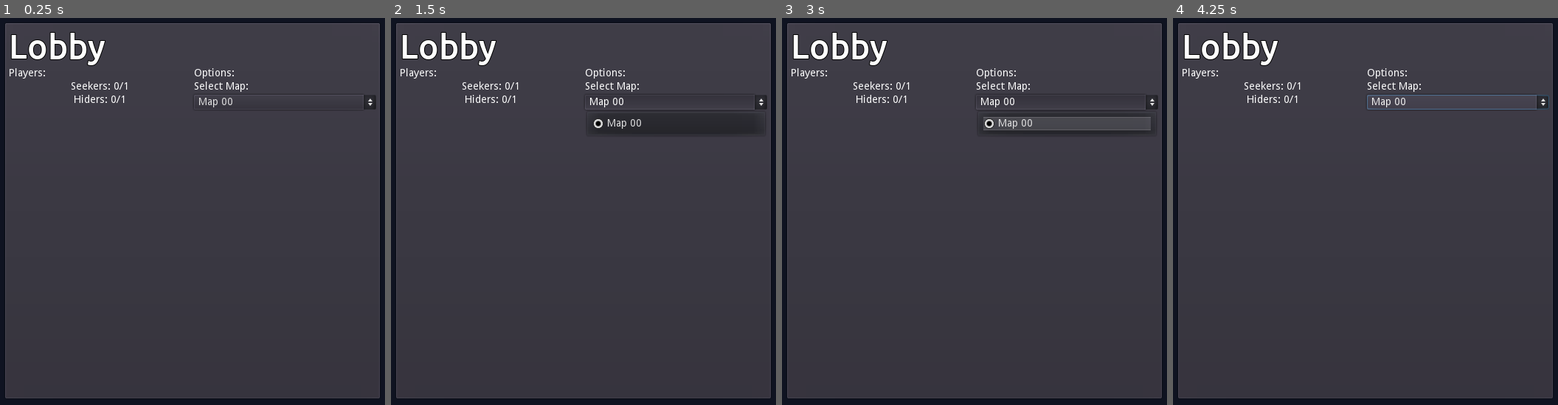
Above: before the commit, frames 1-4 (left to right).
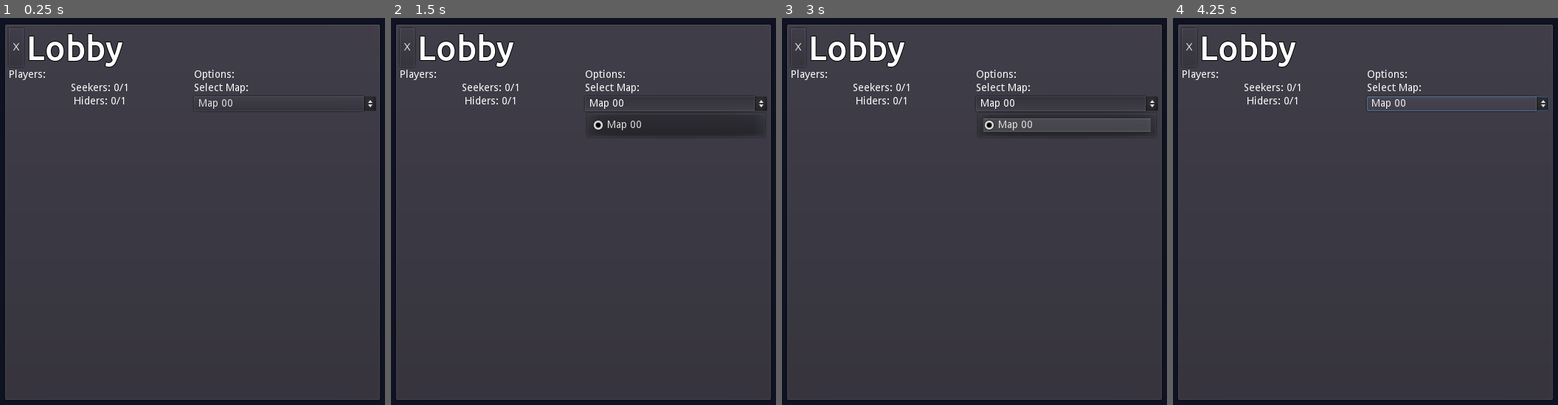
Above: after the commit, the same moments.

Repository: FugitiveTheGame/Fugitive
Game: Godot game, scene res://screens/lobby/Lobby.tscn
Two runs of this game, one before a commit and one after it. Both use one fixed random seed, a clock stepped at 60 frames per second and the inputs below. This scene is started directly instead of the project's main scene.
Inputs (mouse positions are in pixels of both pictures, inside the frame that each line leads up to):
- Up to frame 1 (0.25 s): no input
- Up to frame 2 (1.5 s): click (406, 48) at 0.5 s, where only the run after the commit has a clickable "X"; click "Map 00" at 1.25 s
- Up to frame 3 (3 s): tap Enter at 2 s; hold Right (ui_right) 2.03-2.78 s; hold Shift (sprint) 2.03-2.78 s; tap Space at 2.75 s; hold Down (ui_down) from 2.78 s (still down); tap E (use) at 2.85 s
- Up to frame 4 (4.25 s): tap Enter at 3.5 s; release Down (ui_down) at 3.53 s; hold Right (ui_right) from 3.53 s (still down); hold Shift (sprint) from 3.53 s (still down)

The runs differ from the first frame. In frame 1, 2.7% of the frame differs, in the area x 1-99%, y 1-99%; in frame 2, 2.8%; in frame 3, 3.3%; in frame 4, 3.1%.

Commit message:
Adding some handling for lobby server/client disconnect
Also trying to standardize the method naming convention as I run into it

Diff:
--- a/global/Network.gd
+++ b/global/Network.gd
@@ -15,20 +15,27 @@
 var playerName: String
 
 func _ready():
+	assert(get_tree().connect('connected_to_server', self, 'on_connected_to_server') == OK)
 	assert(get_tree().connect('network_peer_disconnected', self, 'on_player_disconnect') == OK)
+	assert(get_tree().connect('server_disconnected', self, 'on_server_disconnect') == OK)
 
 func get_current_player():
-	var localId = get_tree().get_network_unique_id()
-	return players[localId]
+	return players[get_current_player_id()]
 
-func broadcastSetPlayerType(playerId: int, playerType: int):
-	rpc('setPlayerType', playerId, playerType)
+func get_current_player_id():
+	return get_tree().get_network_unique_id();
 
-remotesync func setPlayerType(playerId: int, playerType: int):
+func disconnect_from_game():
+	reset_game()
+
+func broadcast_set_player_type(playerId: int, playerType: int):
+	rpc('set_player_type', playerId, playerType)
+
+remotesync func set_player_type(playerId: int, playerType: int):
 	self.players[playerId].type = playerType
 	emit_signal('player_updated', playerId, self.players[playerId])
 
-func hostGame(playerName: String) -> bool:
+func host_game(playerName: String) -> bool:
 	self.playerName = playerName
 
 	var selfData = PlayerLobbyData.new()
@@ -47,10 +54,8 @@
 	else:
 		return false
 
-func joinGame(playerName: String, serverIp: String) -> bool:
+func join_game(playerName: String, serverIp: String) -> bool:
 	self.playerName = playerName
-
-	assert(get_tree().connect('connected_to_server', self, 'on_connected_to_server') == OK)
 
 	var peer = NetworkedMultiplayerENet.new()
 	#peer.allow_object_decoding = true
@@ -58,7 +63,7 @@
 
 	if result == OK:
 		get_tree().set_network_peer(peer)
-		#players[get_tree().get_network_unique_id()] = selfData
+
 		return true
 	else:
 		return false
@@ -69,7 +74,8 @@
 	emit_signal('player_removed', id)
 
 func on_connected_to_server():
-	var newPlayerId = get_tree().get_network_unique_id()
+	var currentPlayerId = get_tree().get_network_unique_id()
+	print('Connected.  Assigned to player %d' % currentPlayerId)
 
 	var selfData = PlayerLobbyData.new()
 	selfData.name = playerName
@@ -77,7 +83,7 @@
 
 	# Send the new player to the server for distribution,
 	# await other player info
-	rpc_id(1, 'on_new_player_server', newPlayerId, selfData.toDTO())
+	rpc_id(1, 'on_new_player_server', currentPlayerId, selfData.toDTO())
 
 remote func on_new_player_server(newPlayerId: int, playerDataDTO: Dictionary):
 	var orderedPlayers = self.players.keys()
@@ -88,17 +94,29 @@
 		rpc_id(newPlayerId, 'on_new_player_client', playerId, existingPlayer.toDTO())
 
 	# Register the new player and tell all the new clients about them
-	var playerDataReal := fromDTO(playerDataDTO)
+	var playerDataReal := player_data_from_DTO(playerDataDTO)
 	self.players[newPlayerId] = playerDataReal
 	rpc('on_new_player_client', newPlayerId, playerDataDTO)
 	emit_signal('new_player_registered', newPlayerId, playerDataReal)
 
 remote func on_new_player_client(newPlayerId: int, playerDataDTO: Dictionary):
-	var playerDataReal := fromDTO(playerDataDTO)
+	var playerDataReal := player_data_from_DTO(playerDataDTO)
 	self.players[newPlayerId] = playerDataReal
 	emit_signal('new_player_registered', newPlayerId, playerDataReal)
 
-static func fromDTO(dict: Dictionary) -> PlayerLobbyData:
+func on_server_disconnect():
+	reset_game()
+
+func reset_game():
+	get_tree().network_peer.close_connection()
+	# Cleanup all state related to the game session
+	self.players = {}
+	self.playerName = ""
+	# Return to the main menu
+	# If we have a more legit "game management" class, this could instead signal to that class
+	get_tree().change_scene('res://screens/mainmenu/MainMenu.tscn')
+
+static func player_data_from_DTO(dict: Dictionary) -> PlayerLobbyData:
 	var result := PlayerLobbyData.new()
 	result.name = dict.name
 	result.position = dict.position
--- a/screens/lobby/ControlPlayerLabel.gd
+++ b/screens/lobby/ControlPlayerLabel.gd
@@ -14,7 +14,7 @@
 func getPlayerName() -> String:
 	return self.get_node("LabelPlayerName").text
 
-func setPlayerType(playerType: int):
+func set_player_type(playerType: int):
 	self.get_node("OptionPlayerRole").selected = playerType
 
 func getPlayerType() -> int:
@@ -28,4 +28,4 @@
 
 # warning-ignore:unused_argument
 func _on_OptionPlayerRole_item_selected(ID):
-		Network.broadcastSetPlayerType(self.playerId, self.getPlayerType())
+		Network.broadcast_set_player_type(self.playerId, self.getPlayerType())
--- a/screens/lobby/ControlPlayerLabel.tscn
+++ b/screens/lobby/ControlPlayerLabel.tscn
@@ -3,7 +3,7 @@
 [ext_resource path="res://screens/lobby/ControlPlayerLabel.gd" type="Script" id=1]
 
 [node name="Root" type="HBoxContainer"]
-margin_right = 196.0
+margin_right = 230.0
 margin_bottom = 40.0
 rect_min_size = Vector2( 196, 0 )
 size_flags_horizontal = 3
@@ -14,7 +14,7 @@
 }
 
 [node name="LabelPlayerName" type="Label" parent="."]
-margin_right = 116.0
+margin_right = 150.0
 margin_bottom = 40.0
 size_flags_horizontal = 3
 size_flags_vertical = 1
@@ -26,8 +26,8 @@
 }
 
 [node name="OptionPlayerRole" type="OptionButton" parent="."]
-margin_left = 120.0
-margin_right = 196.0
+margin_left = 154.0
+margin_right = 230.0
 margin_bottom = 40.0
 text = "Hider"
 items = [ "Hider", null, false, 0, null, "Seeker", null, false, 1, null ]
--- a/screens/lobby/Lobby.gd
+++ b/screens/lobby/Lobby.gd
@@ -29,7 +29,7 @@
 	var playerControl = playerListControl.get_node(str(playerId))
 	playerControl.setPlayerId(playerId)
 	playerControl.setPlayerName(playerData.name)
-	playerControl.setPlayerType(playerData.type)
+	playerControl.set_player_type(playerData.type)
 
 	# If this is me, update my local player data
 	if playerId == get_tree().get_network_unique_id():
@@ -56,7 +56,7 @@
 	playerControl.set_name(str(playerId))
 	playerControl.setPlayerId(playerId)
 	playerControl.setPlayerName(playerData.name)
-	playerControl.setPlayerType(playerData.type)
+	playerControl.set_player_type(playerData.type)
 	playerListControl.add_child(playerControl)
 
 	update_player_counts()
@@ -116,3 +116,7 @@
 
 sync func startGame(map):
 	assert(get_tree().change_scene(map) == OK)
+
+
+func _on_Button_pressed():
+	Network.disconnect_from_game();
--- a/screens/lobby/Lobby.tscn
+++ b/screens/lobby/Lobby.tscn
@@ -6,6 +6,8 @@
 [node name="LobbyRoot" type="CenterContainer"]
 anchor_right = 1.0
 anchor_bottom = 1.0
+margin_top = 2.10527
+margin_bottom = 2.10529
 script = ExtResource( 1 )
 __meta__ = {
 "_edit_use_anchors_": false
@@ -24,8 +26,18 @@
 margin_right = 505.0
 margin_bottom = 505.0
 
-[node name="TitleLabel" type="Label" parent="MainPanel/OuterContainer"]
+[node name="HBoxContainer" type="HBoxContainer" parent="MainPanel/OuterContainer"]
 margin_right = 498.0
+margin_bottom = 52.0
+
+[node name="Button" type="Button" parent="MainPanel/OuterContainer/HBoxContainer"]
+margin_right = 50.0
+margin_bottom = 52.0
+text = "X"
+
+[node name="TitleLabel" type="Label" parent="MainPanel/OuterContainer/HBoxContainer"]
+margin_left = 54.0
+margin_right = 155.0
 margin_bottom = 52.0
 custom_fonts/font = ExtResource( 2 )
 text = "Lobby"
--- a/screens/mainmenu/MainMenu.gd
+++ b/screens/mainmenu/MainMenu.gd
@@ -12,7 +12,7 @@
 	if playerName == "":
 		return
 
-	var success = Network.hostGame(playerName)
+	var success = Network.host_game(playerName)
 	if success:
 		get_tree().change_scene('res://screens/lobby/Lobby.tscn')
 
@@ -34,7 +34,7 @@
 	if serverIp == "":
 		return
 
-	assert(Network.joinGame(playerName, serverIp))
+	assert(Network.join_game(playerName, serverIp))
 
 func _on_CancelButton_pressed():
 	joinDialog.hide()
